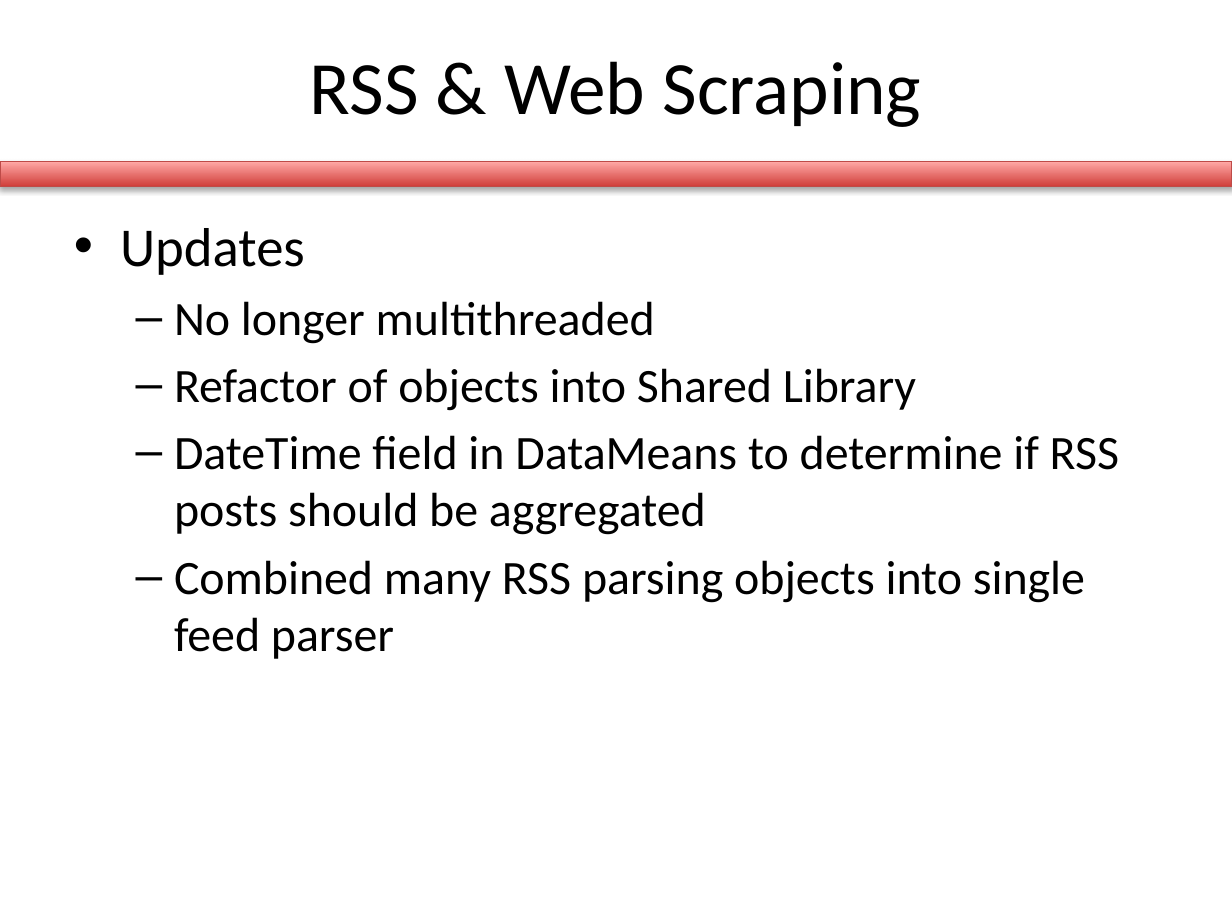
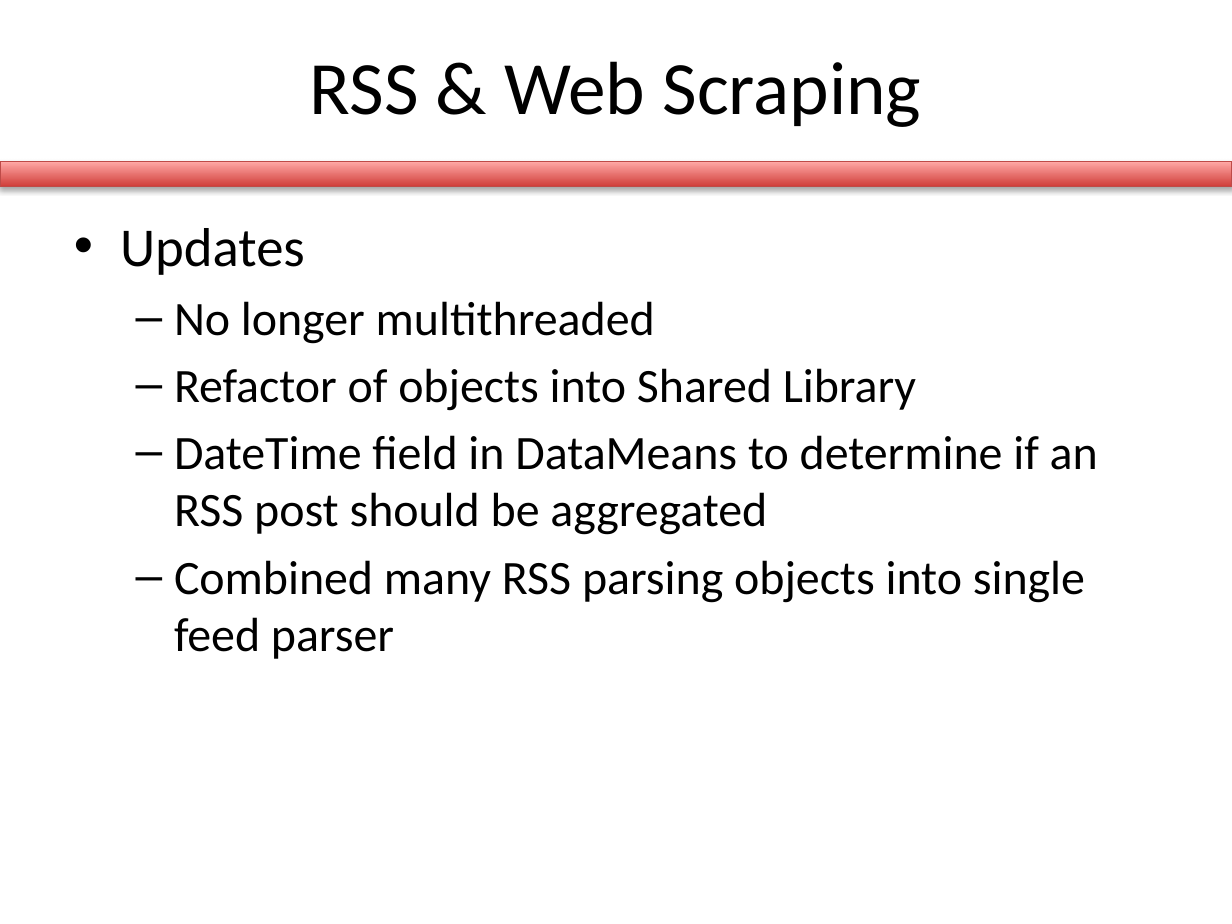
Before and after one commit to briantoth/Sun-in-the-City, a slide deck: slide 19 of se_process/milestone3/milestone3.pptx. Drawn at 1232x924 pixels with LibreOffice and Linux fonts; fonts in the diff are those of the drawing. Boxes give left, top, right and bottom in pixels: in the first picture for what was removed or moved away, otherwise in the second. Text is boxed around its words. In the diff, an @@ line names an element or a change of style, - is before the commit and + after.

```diff
--- a/se_process/milestone3/milestone3.pptx
+++ b/se_process/milestone3/milestone3.pptx
@@ text at [174,435,1098,535]: text changed @@
-  – DateTime field in DataMeans to determine if RSS posts should be aggregated
+  – DateTime field in DataMeans to determine if an RSS post should be aggregated
```
Also in this commit, not shown: 1 other slide changed.
